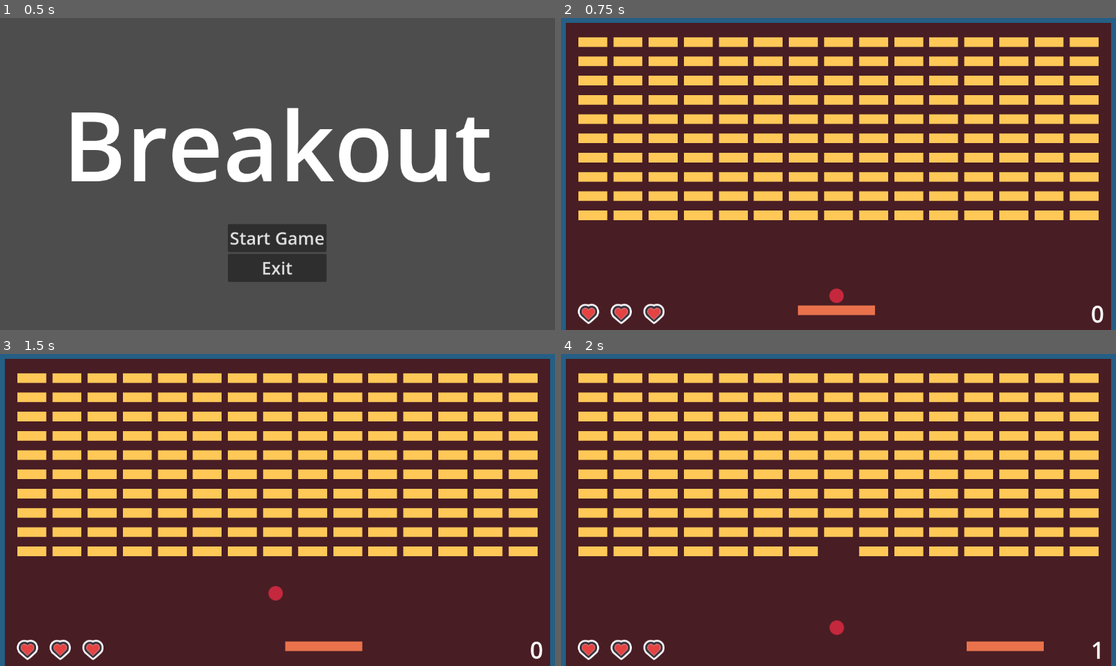
Above: before the commit, frames 1-4 (two rows, left to right).
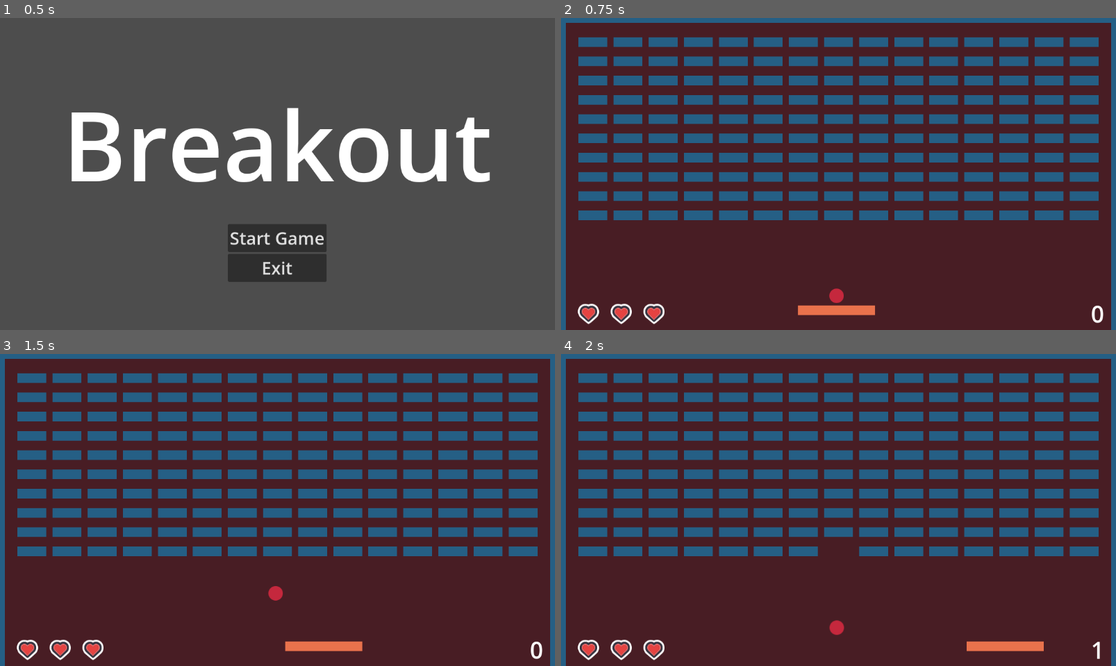
Above: after the commit, the same moments.

Repository: smarthall/20games
Game: Godot game, scene res://main_menu.tscn
The game is run twice, just before and just after one commit, with the same random seed, the same clock (stepped at 60 frames per second) and the same inputs.
Inputs:
- Up to frame 1 (0.5 s): no input
- Up to frame 2 (0.75 s): click "Start Game" at 0.5 s
- Up to frame 3 (1.5 s): tap Enter at 1.25 s; hold Right (PaddleRight) from 1.28 s (still down); hold Space (Action) from 1.28 s (still down)
- Up to frame 4 (2 s): keep holding Right (PaddleRight); keep holding Space (Action)

Frame 1 is identical in both runs. In frame 2, 25% of the frame differs, in the area x 3-97%, y 6-65%; in frame 3, 25%; in frame 4, 25%.

Commit message:
Play with colors a little

Diff:
--- a/breakout/brick.tscn
+++ b/breakout/brick.tscn
@@ -15,7 +15,7 @@
 offset_top = -10.0
 offset_right = 30.0
 offset_bottom = 10.0
-color = Color(1, 0.784314, 0.341176, 1)
+color = Color(0.145098, 0.372549, 0.521569, 1)
 
 [node name="CollisionShape2D" type="CollisionShape2D" parent="."]
 rotation = 1.5708
--- a/breakout/game_space.gd
+++ b/breakout/game_space.gd
@@ -5,6 +5,7 @@
 @onready var ball_holding_node : Node2D = $Player/BallHoldingNode
 @onready var player: Player = $Player
 @onready var ui : CanvasLayer = $UI
+@onready var bricks: Node2D = $Bricks
 
 @onready var lives : int = 0: set = update_lives_display
 @onready var score : int = 0: set = update_score_display
--- a/breakout/game_space.tscn
+++ b/breakout/game_space.tscn
@@ -83,7 +83,7 @@
 spawn_count = Vector2i(15, 10)
 
 [node name="UI" parent="." instance=ExtResource("5_wky0x")]
-score = 0
+game_over = false
 
 [node name="BallKiller" type="Area2D" parent="."]
 collision_layer = 16
--- a/breakout/ui.gd
+++ b/breakout/ui.gd
@@ -52,7 +52,9 @@
 
 func _set_game_over(value: bool) -> void:
 	game_over = value
-	game_over_container.visible = value
+
+	if game_over_container:
+		game_over_container.visible = value
 
 func _get_game_over() -> bool:
 	return game_over
--- a/breakout/ui.tscn
+++ b/breakout/ui.tscn
@@ -12,8 +12,7 @@
 [sub_resource type="LabelSettings" id="LabelSettings_27fn8"]
 font = SubResource("SystemFont_m6e0p")
 font_size = 200
-font_color = Color(0, 0, 0, 1)
-outline_size = 10
+font_color = Color(1, 0.784314, 0.341176, 1)
 
 [node name="UI" type="CanvasLayer"]
 script = ExtResource("1_fyqef")
